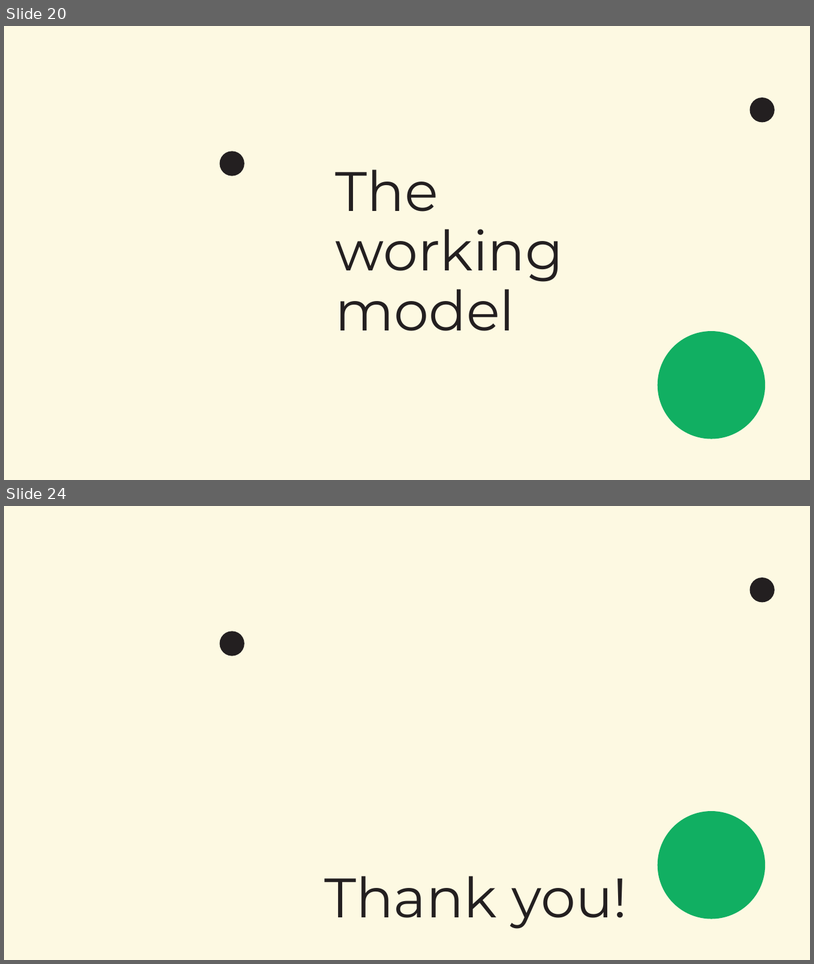
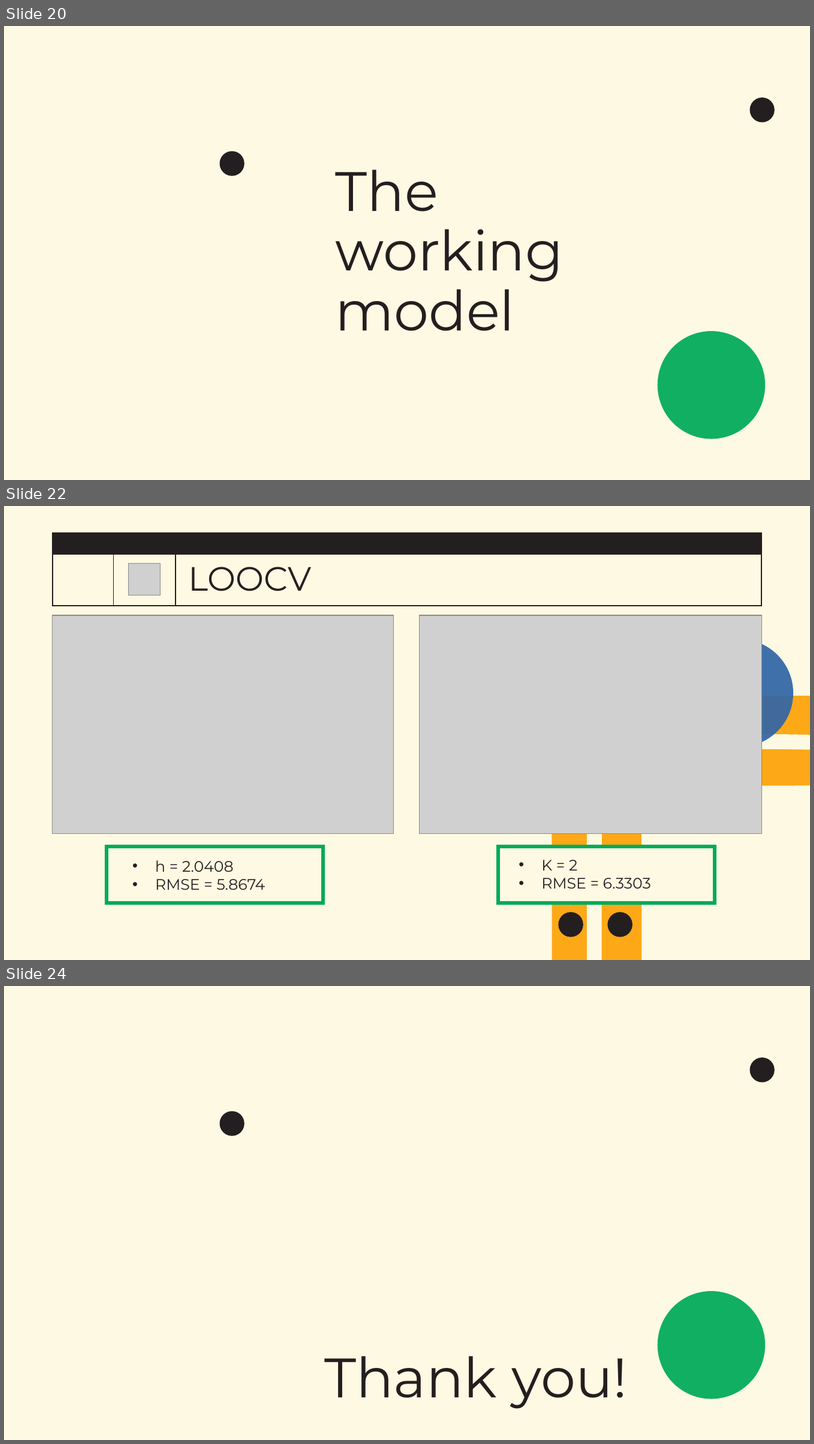
Before and after one commit to FedericoAlvetreti/TherMike, a slide deck: G22_slides.pptx. Shown one above the other, each under a label of ours: slides 20 and 24 before the commit, slides 20, 22 and 24 after it; the slides between them are not shown. The pictures are 814x964 and 814x1444 pixels, drawn with LibreOffice and Linux fonts; fonts in the diff are those of the drawing; grey boxes stand for pictures; background and template pictures are left out. Boxes give left, top, right and bottom in pixels: in the first picture for what was removed or moved away, otherwise in the second. Text is boxed around its words. In the diff, an @@ line names an element or a change of style, - is before the commit and + after.

```diff
--- a/G22_slides.pptx
+++ b/G22_slides.pptx
@@ slide 22 added at (x1=4, y1=506, x2=810, y2=960), background #FDF9E2 @@
@@ rectangle added at (x1=53, y1=532, x2=762, y2=554), fill #231F20, outline #231F20 1.25 pt @@
@@ rectangle added at (x1=53, y1=554, x2=762, y2=605), fill #FDF9E2, outline #231F20 1.25 pt @@
@@ line added from (113, 554) to (113, 605), #231F20 1.25 pt @@
@@ line added from (176, 554) to (176, 605), #231F20 1.25 pt @@
@@ picture added at (x1=129, y1=563, x2=161, y2=595) @@
@@ title added at (x1=188, y1=567, x2=311, y2=591), 40 pt, text #231F20 @@
+LOOCV
@@ picture added at (x1=53, y1=615, x2=393, y2=833) @@
@@ picture added at (x1=420, y1=615, x2=762, y2=833) @@
@@ ellipse added at (x1=686, y1=639, x2=794, y2=747), fill #3266A6 at 93% opacity @@
@@ freeform shape added at (x1=594, y1=741, x2=804, y2=953), outline #FDF9E2 17.76 pt @@
@@ freeform shape added at (x1=597, y1=741, x2=766, y2=916), outline #FEA000 100 pt @@
@@ rectangle added at (x1=106, y1=846, x2=323, y2=903), fill #FDF9E2, outline #00AA59 4.5 pt @@
@@ rectangle added at (x1=498, y1=846, x2=715, y2=903), fill #FDF9E2, outline #00AA59 4.5 pt @@
@@ text added at (x1=155, y1=860, x2=266, y2=889), 18 pt, text #231F20 @@
+• h = 2.0408
+• RMSE = 5.8674
@@ text added at (x1=542, y1=859, x2=651, y2=888), 18 pt, text #231F20 @@
+• K = 2
+• RMSE = 6.3303
@@ ellipse added at (x1=559, y1=912, x2=584, y2=937), fill #231F20 @@
@@ ellipse added at (x1=608, y1=912, x2=633, y2=937), fill #231F20 @@
```
Also in this commit, not shown: 2 slides changed, 2 other slides added, 3 slides removed.
